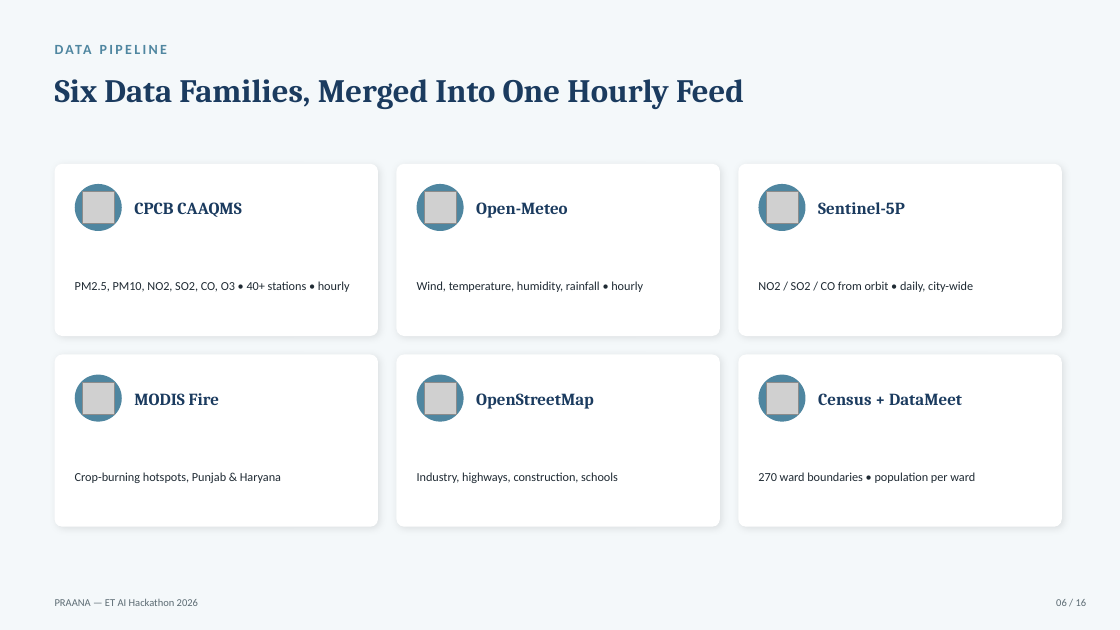
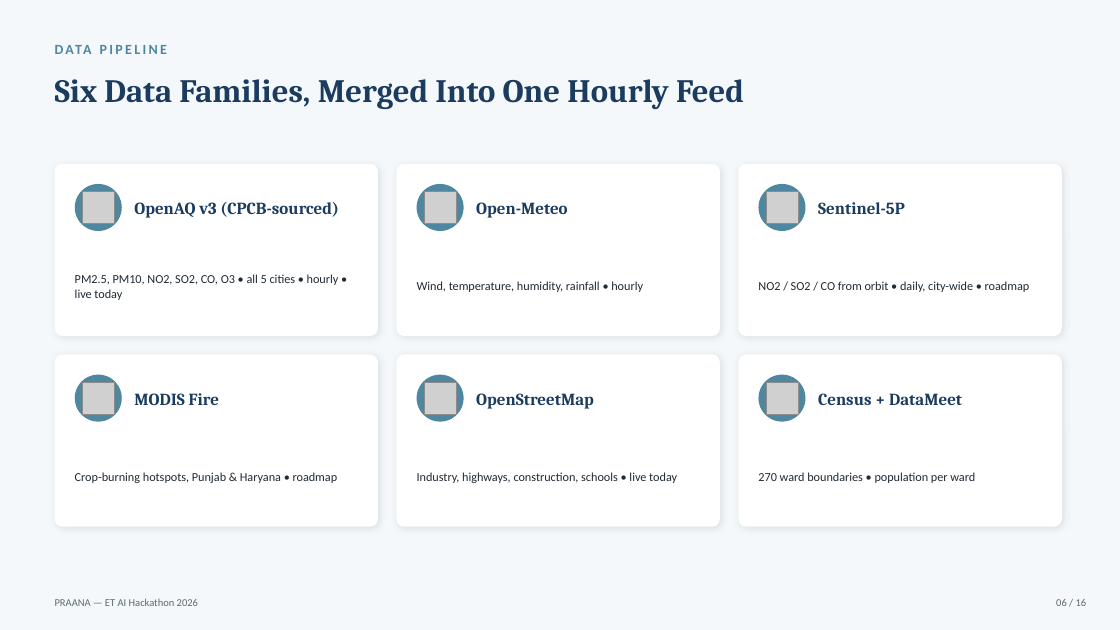
Before and after one commit to Aaditee13/praana-air-quality-intelligence, a slide deck: slide 6 of docs/PRAANA_Pitch_Deck.pptx. Drawn at 1120x630 pixels with LibreOffice and Linux fonts; fonts in the diff are those of the drawing; grey boxes stand for pictures. Boxes give left, top, right and bottom in pixels: in the first picture for what was removed or moved away, otherwise in the second. Text is boxed around its words. In the diff, an @@ line names an element or a change of style, - is before the commit and + after.

```diff
--- a/docs/PRAANA_Pitch_Deck.pptx
+++ b/docs/PRAANA_Pitch_Deck.pptx
@@ text at <box>134,202,339,218</box>: text changed @@
-CPCB CAAQMS
+OpenAQ v3 (CPCB-sourced)
@@ text at <box>75,274,339,300</box>: text changed @@
-PM2.5, PM10, NO2, SO2, CO, O3 • 40+ stations • hourly
+PM2.5, PM10, NO2, SO2, CO, O3 • all 5 cities • hourly • live today
@@ text at <box>758,281,1030,292</box>: text changed @@
-NO2 / SO2 / CO from orbit • daily, city-wide
+NO2 / SO2 / CO from orbit • daily, city-wide • roadmap
@@ text at <box>75,472,338,483</box>: text changed @@
-Crop-burning hotspots, Punjab & Haryana
+Crop-burning hotspots, Punjab & Haryana • roadmap
@@ text at <box>417,472,677,483</box>: text changed @@
-Industry, highways, construction, schools
+Industry, highways, construction, schools • live today
```
Also in this commit, not shown: 6 other slides changed, 3 other files.
